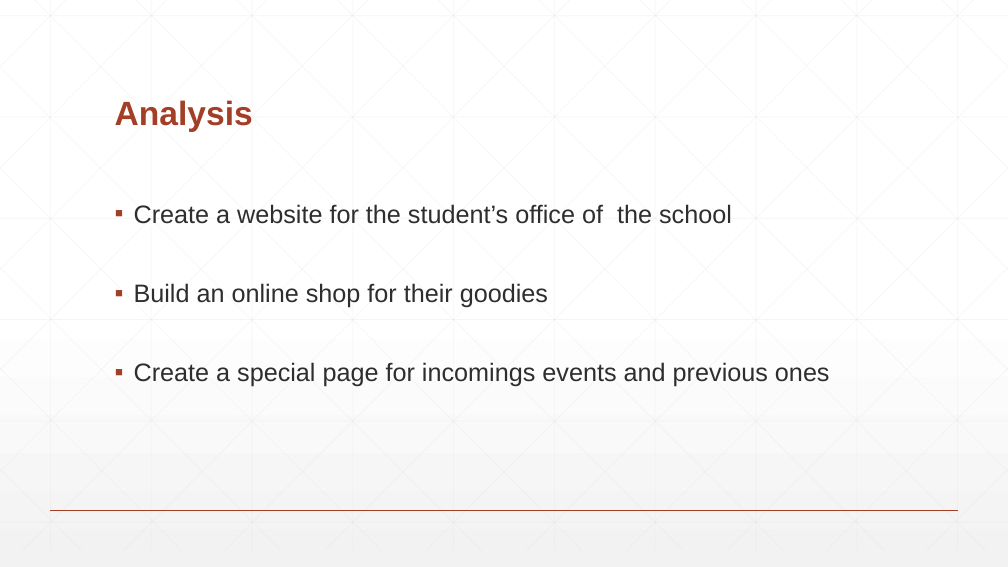
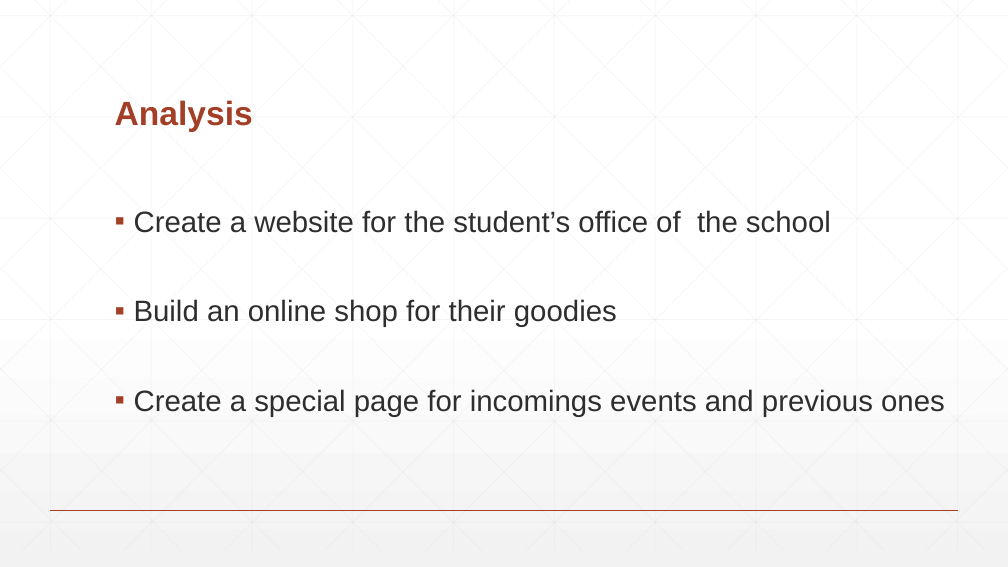
Before and after one commit to PaulFICOT/CESI_A2_Web_G2, a slide deck: slide 3 of Présentation/Web Project.pptx. Drawn at 1008x567 pixels with LibreOffice and Linux fonts; fonts in the diff are those of the drawing. Boxes give left, top, right and bottom in pixels: in the first picture for what was removed or moved away, otherwise in the second. Text is boxed around its words. In the diff, an @@ line names an element or a change of style, - is before the commit and + after.

```diff
--- a/Présentation/Web Project.pptx
+++ b/Présentation/Web Project.pptx
@@ text "Create a website for the ..." at (134,210,945,417): size 24 to 28 pt @@
```
Also in this commit, not shown: 1 other slide changed.
